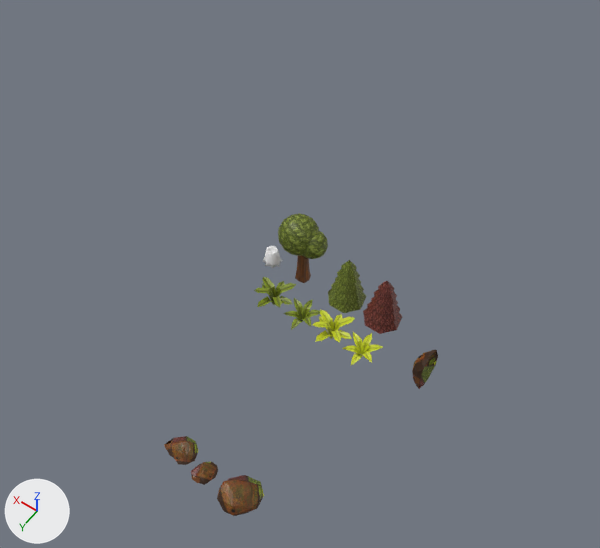
The Blender file Assets/~~ART/3D MODELS/trees_rocksblend.blend, before and after one commit.
The view is the same before and after, from a 50 mm camera at (-20.8, 22.7, 48.6) aimed at (-0.1, -6.4, 3.0). Lighting does not change. The marker at lower left points along +X, +Y and +Z.

The scene before the commit, as lines of its bpy script (objects in view):
```python
ob_cylinder = bpy.data.objects.new('Cylinder', me_cylinder)
ob_cylinder.location = (-6.0, -8.0, 0.0)
ob_cylinder.rotation_euler = (0.0, 0.0, 9.425)  # degrees (0, 0, 180)
ob_cylinder_001 = bpy.data.objects.new('Cylinder.001', me_cylinder_001)
ob_cylinder_001.location = (-3.0, -8.0, 0.0)
ob_cylinder_001.rotation_euler = (0.0, 0.0, 9.425)  # degrees (0, 0, 180)
ob_cylinder_002 = bpy.data.objects.new('Cylinder.002', me_cylinder_002)
ob_cylinder_002.location = (3.68, -8.03, 0.89)
ob_cylinder_002.rotation_euler = (1.571, 0.0, 0.0)  # degrees (90, 0, 0)
ob_cylinder_002.scale = (0.298, 0.298, 0.298)
ob_plane_002 = bpy.data.objects.new('Plane.002', me_plane_002)
ob_plane_002.location = (1.15, -4.96, 0.01)
ob_plane_003 = bpy.data.objects.new('Plane.003', me_plane_003)
ob_plane_003.location = (-1.41, -4.95, 0.0)
ob_stone_1 = bpy.data.objects.new('stone_1', me_icosphere_003)
ob_stone_1.location = (-6.0, 8.0, 0.01)
ob_stone_2 = bpy.data.objects.new('stone_2', me_icosphere_000)
ob_stone_2.location = (-3.0, 8.0, 0.01)
ob_stone_3 = bpy.data.objects.new('stone_3', me_icosphere_001)
ob_stone_3.location = (-1.0, 8.0, 0.01)
ob_tree_1 = bpy.data.objects.new('tree_1', me_cube_001)
ob_tree_1.location = (1.11, -8.15, 0.0)
```
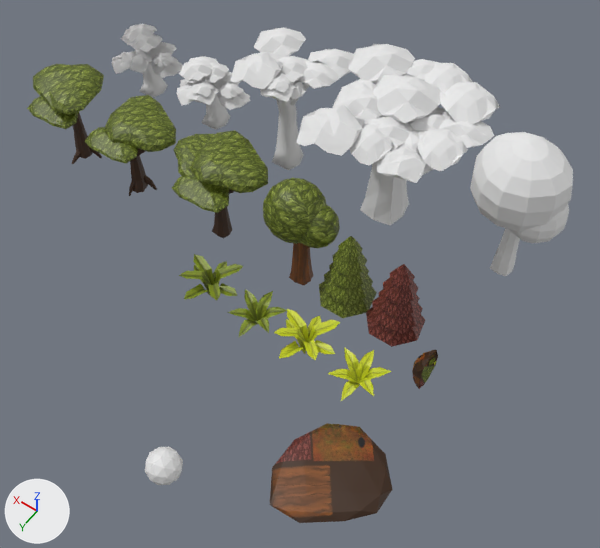
Location of each change, [x1, y1, x2, y2] in pixels of the pictures (600 x 548 px):
'tree green 2.001', added
    after: [296, 44, 500, 225]
'tree green 2.002', added
    after: [470, 132, 573, 276]
'Icosphere', added (brown)
    after: [270, 423, 393, 523]
'tree green 2', added
    after: [230, 28, 354, 170]
'tree_1.001', added (green)
    after: [172, 130, 268, 238]
'tree_1', mesh rescaled (53% wider, 54% taller)
    before: [278, 213, 328, 283]
    after: [263, 178, 340, 286]
'tree_1.002', added (green)
    after: [85, 95, 176, 196]
'tree_1.003', added (green)
    after: [27, 64, 104, 164]
'Cylinder', mesh rescaled, moved (50% wider, 56% taller)
    before: [363, 281, 402, 334]
    after: [366, 264, 425, 347]
'tree green 1', added
    after: [177, 56, 250, 130]
'Cylinder.001', mesh rescaled (51% wider, 54% taller)
    before: [328, 260, 366, 313]
    after: [319, 236, 377, 318]
'tree red 1', added
    after: [111, 24, 183, 98]
'Plane.001', mesh rescaled, moved (52% wider, 53% taller)
    before: [312, 309, 355, 342]
    after: [274, 309, 340, 360]
'Plane.002', mesh rescaled, moved (51% wider, 47% taller)
    before: [254, 277, 296, 308]
    after: [179, 254, 243, 300]
'Plane', mesh rescaled, moved (55% wider, 62% taller)
    before: [342, 332, 383, 365]
    after: [328, 347, 392, 401]
'Plane.003', mesh rescaled, moved (61% wider, 52% taller)
    before: [283, 298, 320, 330]
    after: [227, 289, 287, 338]
'stone_1', deleted (brown)
    before: [217, 475, 264, 516]
'Icosphere.001', added
    after: [145, 447, 183, 485]
'stone_3', deleted (brown)
    before: [164, 436, 198, 465]
'stone_2', deleted (brown)
    before: [191, 462, 218, 485]
'Cylinder.002', deleted
    before: [263, 246, 282, 268]

The change, as a list of edits to the scene's bpy script:
```text
Change me_cylinder_001:
    where me_cylinder_001.from_pydata(...)  # 85 vertices, 60 faces; spans x -1.39..1.39, y -1.28..1.42, z 0.0..5.01
    used by ob_cylinder_001; location = (-3.0, -8.0, 0.0); rotation_euler = (0.0, 0.0, 9.425), in degrees (0, 0, 180)
    me_cylinder_001 part 1: the whole mesh is scaled about the mesh origin by 1.5
Change me_cylinder:
    where me_cylinder.from_pydata(...)  # 85 vertices, 60 faces; spans x -1.39..1.39, y -1.28..1.42, z 0.0..5.01
    used by ob_cylinder; location = (-6.0, -8.0, 0.0); rotation_euler = (0.0, 0.0, 9.425), in degrees (0, 0, 180)
    me_cylinder part 2: the whole mesh is scaled about its middle by 1.5, then moved by (0.0, 0.04, 1.23)
Change me_cube_001:
    where me_cube_001.from_pydata(...)  # 373 vertices, 356 faces, 12 loose edges; spans x -1.98..1.67, y -1.47..1.4, z -0.01..6.01
    me_cube_001 part 3: the whole mesh is scaled about its middle by 1.5, then moved by (0.13, 0.02, 1.54)
Change me_plane_003:
    where me_plane_003.from_pydata(...)  # 54 vertices, 24 faces; spans x -1.07..1.36, y -1.39..1.48, z -0.02..1.02
    me_plane_003 part 4: the whole mesh is scaled about its middle by 1.5, then moved by (0.02, 0.03, 0.21)
Change me_plane_002:
    where me_plane_002.from_pydata(...)  # 72 vertices, 32 faces; spans x -1.56..1.42, y -1.43..1.61, z 0.0..1.83
    me_plane_002 part 5: the whole mesh is scaled about the mesh origin by 1.5
Change me_plane_001:
    where me_plane_001.from_pydata(...)  # 72 vertices, 32 faces; spans x -1.56..1.42, y -1.43..1.61, z 0.0..1.83
    me_plane_001 part 6: the whole mesh is scaled about its middle by 1.5, then moved by (-0.04, 0.05, 0.41)
Change me_plane:
    where me_plane.from_pydata(...)  # 54 vertices, 24 faces; spans x -1.07..1.36, y -1.39..1.48, z -0.02..1.02
    me_plane part 7: the whole mesh is scaled about its middle by 1.5, then moved by (0.02, 0.03, 0.19)
Remove ob_cylinder_002:
    ob_cylinder_002 = bpy.data.objects.new('Cylinder.002', me_cylinder_002)
Remove ob_stone_3:
    ob_stone_3 = bpy.data.objects.new('stone_3', me_icosphere_001)
Remove ob_stone_2:
    ob_stone_2 = bpy.data.objects.new('stone_2', me_icosphere_000)
Change ob_cylinder:
    ob_cylinder.location: (-6.0, -8.0, 0.0) -> (-7.0, -8.0, 0.0)
Remove ob_stone_1:
    ob_stone_1 = bpy.data.objects.new('stone_1', me_icosphere_003)
Change ob_plane_003:
    ob_plane_003.location: (-1.41, -4.95, 0.0) -> (1.08, -2.95, 0.0)
Change ob_plane_002:
    ob_plane_002.location: (1.15, -4.96, 0.01) -> (5.25, -2.96, 0.01)
Change ob_plane_001:
    ob_plane_001.location: (-3.84, -4.96, 0.01) -> (-2.99, -2.96, 0.01)
Change ob_plane:
    ob_plane.location: (-6.39, -4.95, 0.0) -> (-7.39, -2.95, 0.0)
Add ob_icosphere:
    ob_icosphere = bpy.data.objects.new('Icosphere', me_icosphere_003_1)  # 42 vertices, 80 faces; spans x -3.28..3.28, y -3.42..3.86, z -0.97..0.36; in mat_texture (picture img_texture)
    ob_icosphere.location = (-10.3, 4.27, 2.73)
Add ob_icosphere_001:
    ob_icosphere_001 = bpy.data.objects.new('Icosphere.001', me_icosphere_004)  # an icosphere of 80 faces spanning x -0.95..0.95, y -1.0..1.0, z -1.0..1.0
    ob_icosphere_001.location = (-4.33, 11.61, 8.88)
Add ob_tree_red_1:
    ob_tree_red_1 = bpy.data.objects.new('tree red 1', me_cube_013)  # 913 vertices, 849 faces; spans x -3.75..3.1, y -2.01..3.75, z -0.2..6.02; in mat_material_001_w2_jpg (its picture is missing)
    ob_tree_red_1.location = (24.23, -17.8, 0.25)
Add ob_tree_green_2_002:
    ob_tree_green_2_002 = bpy.data.objects.new('tree green 2.002', me_cube_039)  # 246 vertices, 264 faces; spans x -2.93..4.22, y -3.17..3.17, z -0.92..11.11; in mat_common_assets1_004 (white #e7e7e7)
    ob_tree_green_2_002.location = (-10.89, -17.65, 0.87)
Add ob_tree_green_2_001:
    ob_tree_green_2_001 = bpy.data.objects.new('tree green 2.001', me_cube_042)  # 615 vertices, 457 faces, 2 loose edges; spans x -6.3..9.7, y -6.3..6.4, z -0.9..10.7; in mat_common_assets1_004 (white #e7e7e7)
    ob_tree_green_2_001.location = (-0.54, -17.65, 0.87)
Add ob_tree_green_2:
    ob_tree_green_2 = bpy.data.objects.new('tree green 2', me_cube_011)  # 649 vertices, 512 faces; spans x -3.84..4.65, y -4.88..3.72, z -0.94..9.65; in mat_common_assets1_004 (white #e7e7e7)
    ob_tree_green_2.location = (9.25, -17.65, 0.87)
Add ob_tree_green_1:
    ob_tree_green_1 = bpy.data.objects.new('tree green 1', me_cube_016)  # 613 vertices, 477 faces; spans x -3.75..2.98, y -2.01..3.75, z -0.36..6.06; in mat_material_001_w2_jpg (its picture is missing)
    ob_tree_green_1.location = (17.12, -17.89, 0.3)
Add ob_tree_1_001:
    ob_tree_1_001 = bpy.data.objects.new('tree_1.001', me_cube_000)  # 475 vertices, 460 faces; spans x -4.31..3.97, y -3.49..2.95, z 0.05..8.02; in mat_texture (picture img_texture)
    ob_tree_1_001.location = (8.86, -8.15, 0.0)
Add ob_tree_1_002:
    ob_tree_1_002 = bpy.data.objects.new('tree_1.002', me_cube_003)  # 349 vertices, 332 faces; spans x -4.14..2.09, y -3.49..2.93, z -0.69..7.12; in mat_texture (picture img_texture)
    ob_tree_1_002.location = (17.29, -8.15, 0.0)
Add ob_tree_1_003:
    ob_tree_1_003 = bpy.data.objects.new('tree_1.003', me_cube_002)  # 349 vertices, 332 faces; spans x -3.28..2.78, y -2.97..2.84, z -0.48..7.83; in mat_texture (picture img_texture)
    ob_tree_1_003.location = (23.67, -8.15, 0.0)
```
